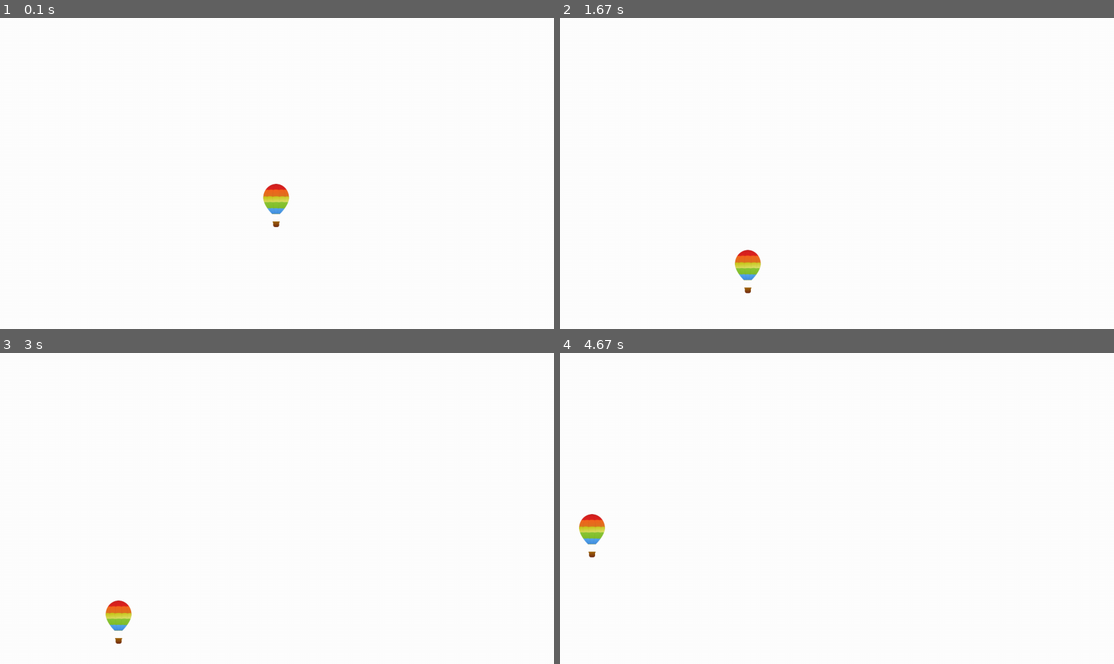
Above: before the commit, frames 1-4 (two rows, left to right).
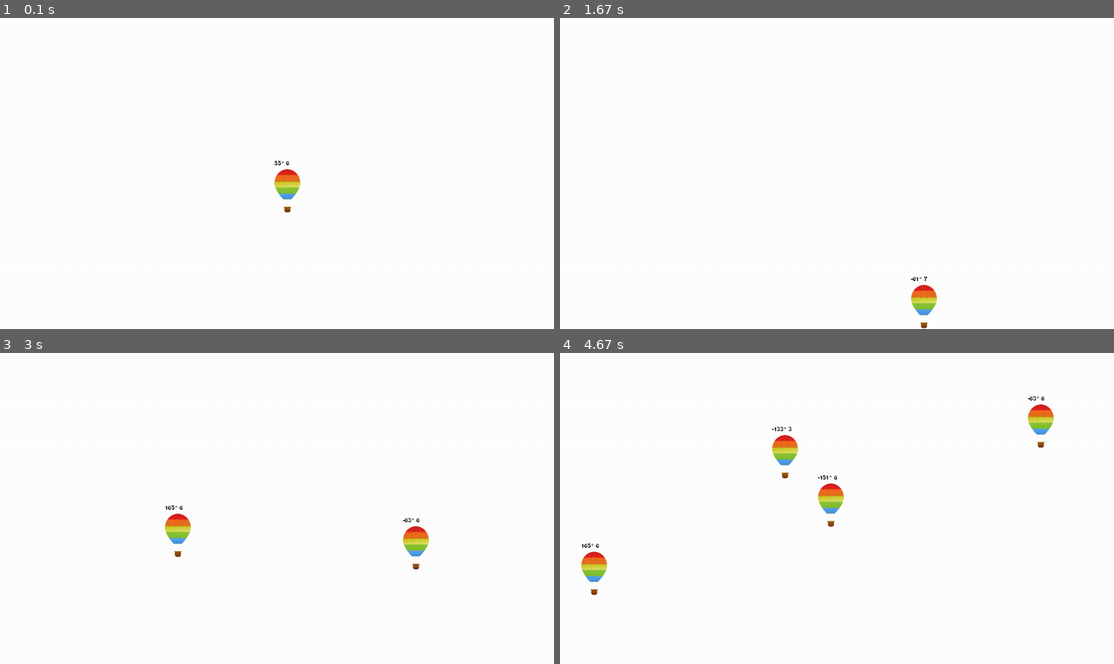
Above: after the commit, the same moments.

Repository: hogt1/vg3_pygame
Game: pygame game, started from game.py
Two runs of this game, one before a commit and one after it. Both use one fixed random seed, a clock stepped at 60 frames per second and the inputs below.
Inputs:
- Up to frame 1 (0.1 s): no input
- Up to frame 2 (1.67 s): hold Right 0.33-0.8 s; hold Up 0.83-1.13 s; hold Right 1.17-1.63 s
- Up to frame 3 (3 s): hold Left 1.67-2.2 s; tap + at 1.82 s; hold Down 2.23-2.53 s; hold Left 2.57-2.97 s
- Up to frame 4 (4.67 s): hold Up 3-3.37 s; tap + at 3.15, 4.62 s; hold Right 3.4-4.03 s; hold Down 4.07-4.43 s; hold Left from 4.47 s (still down)

The runs differ from the first frame. In frame 1, 0.7% of the frame differs, in the area x 47-55%, y 45-68%; in frame 2, 0.8%; in frame 3, 1.2%; in frame 4, 2.0%, in the area x 3-90%, y 13-78%.

Commit message:
Ryddet opp

Diff:
--- a/game.py
+++ b/game.py
@@ -5,29 +5,49 @@
 from game_objects import HotAirBalloon
 
 pygame.init()
+pygame.font.init() # Initaliserer fonter
 
 SCREEN_WIDTH = 1280
 SCREEN_HEIGHT = 720
 
+#screen = pygame.display.set_mode((SCREEN_WIDTH, SCREEN_HEIGHT), pygame.FULLSCREEN | pygame.DOUBLEBUF | pygame.HWSURFACE)
 screen = pygame.display.set_mode((SCREEN_WIDTH, SCREEN_HEIGHT))
-
 surface = pygame.Surface(screen.get_size())
 surface.convert()
 
 balloons = []
 for n in range(1):
-    balloons.append(HotAirBalloon(screen, surface))
+    balloons.append(HotAirBalloon(surface))
 
 
 while True:
     pygame.event.pump()
     for event in pygame.event.get():
-        if event.type == QUIT:
+        # Avslutter ved Window X eller Q tast
+        if (event.type == QUIT) or ((event.type == KEYDOWN) and (event.key == K_q)):
             pygame.quit()
             sys.exit()
+        elif event.type == KEYDOWN:
+            if event.key == K_PLUS: # + Oppretter en ny ballong
+                balloons.append(HotAirBalloon(surface))
+            elif event.key == K_UP:
+                for ballon in balloons:
+                    ballon.speed += 1
+            elif event.key == K_DOWN:
+                for ballon in balloons:
+                    ballon.speed -= 1
+            elif event.key == K_LEFT:
+                for ballon in balloons:
+                    ballon.direction -= 1
+            elif event.key == K_RIGHT:
+                for ballon in balloons:
+                    ballon.direction += 1
+
+
+
     surface.fill((255, 255, 255))
-    screen.blit(surface, (0,0))
     for balloon in balloons:
         balloon.draw()
+    screen.blit(surface, (0,0))
     pygame.display.flip()
     pygame.display.update()
--- a/game_objects.py
+++ b/game_objects.py
@@ -5,48 +5,81 @@
 import math
 from pygame.locals import *
 
+DEBUG = True
+RESOURCE_DIR = 'resources'
+HOTAIR_BALLON_FILE = 'ballon_1.png'
+HOTAIR_BALLON_SIZE = (100,100)
+
 class HotAirBalloon:
-    def __init__(self, screen, surface):
-        self.screen = screen
+    def __init__(self,surface):
         self.surface = surface
-        self.MIN_SPEED = 5
-        self.MAX_SPEED = 5
-        filename = os.path.join('resources', 'ballon_1.png')
-        self.image = pygame.image.load(filename)
-        self.image.convert()
+        self.MIN_SPEED = 3
+        self.MAX_SPEED = 10
+        filename = os.path.join(RESOURCE_DIR, HOTAIR_BALLON_FILE)
+        self.balloon = pygame.image.load(filename)
+        self.balloon.convert()
+        # Skalerer størrelsen på bilde til det som  passer best innenfor målet
+        self.rect =  self.balloon.get_rect().fit(pygame.Rect((0, 0), HOTAIR_BALLON_SIZE))
+        # Lager en surface med samme størrelse som ønsket bilde (Likk mikk for at den skal bli transparent)
+        self.image = pygame.Surface(self.rect.size, pygame.SRCALPHA, 32)
+        self.image = self.image.convert_alpha()
+        # Tegner skalert bilde på Surface
+        self.image.blit(pygame.transform.smoothscale(self.balloon, self.rect.size), (0,0))
+
         self.speed = random.randint(self.MIN_SPEED,self.MAX_SPEED)
-        self.direction = 135
-        self.rect =  self.image.get_rect().fit(pygame.Rect(0,0,100,100))
-        x = random.randint(0, self.surface.get_rect().width - self.rect.width)
-        y = random.randint(0, self.surface.get_rect().height - self.rect.height)
-        x = self.surface.get_rect().width / 2
-        y = self.surface.get_rect().height / 2
-        self.rect.left = x
-        self.rect.top = y
+        # Starter i tilfeldig retning
+        self.direction = random.randint(-180, 180)
+
+        # Tilfeldig posisjon
+        #x = random.randint(0, self.surface.get_rect().width - self.rect.width)
+        #y = random.randint(0, self.surface.get_rect().height - self.rect.height)
+
+        # Starter på midten av skjermen
+        self.rect.left = (self.surface.get_rect().width / 2) - (self.rect.width / 2)
+        self.rect.top = self.surface.get_rect().height / 2 - (self.rect.height / 2)
 
     def update(self):
-        self.rect.left += (self.speed*1000 * math.cos(math.radians(self.direction))) // 1000
-        self.rect.top  += (self.speed*1000 * math.sin(math.radians(self.direction))) // 1000
 
-        if self.rect.bottom >= self.surface.get_rect().height:
-            self.direction *= -1
-        elif self.rect.top <= 0:
-            self.direction *= -1
+        # Python operere med radianer og ikke grader
+        rad = math.radians(self.direction)
 
-        '''
-        if self.rect.left >= self.surface.get_rect().width - self.rect.width:
-            self.direction = -1
-            self.speed = random.randint(self.MIN_SPEED,self.MAX_SPEED)
-            self.speed += 1
-        elif self.rect.left <= 0:
-            self.direction = 1
-            self.speed = random.randint(self.MIN_SPEED,self.MAX_SPEED)
-        '''
+        # Regner ut x og y komponenten fra vektoren "speed*direction"
+        x = math.cos(rad) * self.speed
+        y = math.sin(rad) * self.speed
+
+        # Regner ut ny posisjon
+        self.rect.left += x
+        self.rect.top  += y
+
+        hit = False
+        # Sjekker om vi går over topp eller bunn
+        if (self.rect.bottom >= self.surface.get_rect().bottom) or (self.rect.top <= 0):
+            # Reverserer y om vi er utenfor elle på topp/bunn
+            y *= -1
+            hit = True
+
+        # Sjekker om vi går over høyre eller venstre kant
+        if (self.rect.right >= self.surface.get_rect().right) or (self.rect.left <= 0):
+            # Reverserer x om vi er utenfor elle på topp/bunn
+            x *= -1
+            hit = True
+
+        if hit:
+            # Kalkulerer direction ut i fra x og y. atan2 håndterer fortegn
+            rad = math.atan2(y/self.speed, x/self.speed) # Vinkel i radianer
+            self.direction = math.degrees(rad) # Kalkulerer om radianer til grader
+            # Random justering direction
+            self.direction += random.randint(-5, 5)
 
     def draw(self):
         self.update()
-        self.screen.blit(pygame.transform.smoothscale(self.image, self.rect.size), self.rect.topleft)
+        self.surface.blit(self.image, self.rect.topleft)
+        if DEBUG:
+            self.surface.blit(
+                debug_text('{:.0f}° {}'.format(self.direction, self.speed)),
+                (self.rect.left,self.rect.top-20))
 
-
-
-#balloon_1 = HotAirBalloon(screen)
+def debug_text(text):
+    font = pygame.font.SysFont('', 20)
+    # font.render returnerer et surface
+    return font.render(text, False, (0, 0, 0))
